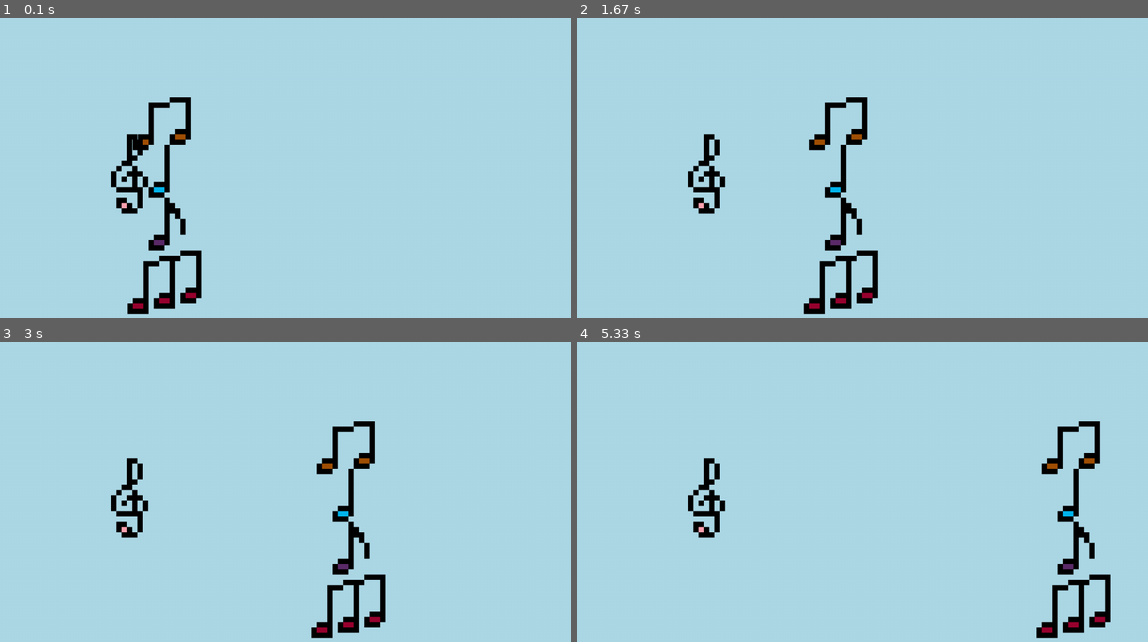
Above: before the commit, frames 1-4 (two rows, left to right).
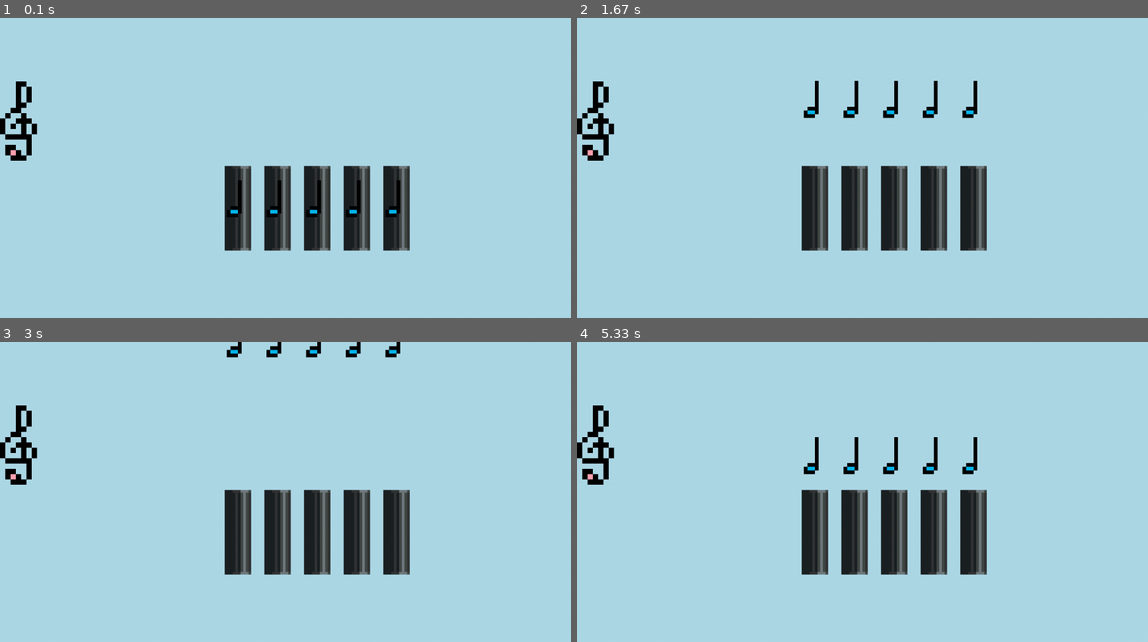
Above: after the commit, the same moments.

Repository: ImACaasje/Pygame-Game-Jam
Game: pygame game, started from scripts/main.py
Same seed, same stepped clock (60 frames per second), same inputs: the game is played once before the commit and once after it.
Inputs:
- Up to frame 1 (0.1 s): no input
- Up to frame 2 (1.67 s): no input
- Up to frame 3 (3 s): no input
- Up to frame 4 (5.33 s): no input

The runs differ from the first frame. In frame 1, 11% of the frame differs, in the area x 0-72%, y 21-99%; in frame 2, 11%; in frame 3, 11%; in frame 4, 11%, in the area x 0-94%, y 21-99%.

Commit message:
enge shit

Diff:
--- a/scripts/globals.py
+++ b/scripts/globals.py
@@ -9,4 +9,6 @@
            'note1vleugel': '..\\data\\sprites\\notes\\note1vleugel.png',
            'note2': '..\\data\\sprites\\notes\\note2.png',
            'note3': '..\\data\\sprites\\notes\\note3.png',
-           'g-sleutel': '..\\data\\sprites\\notes\\g-sleutel.png'}
+           'g-sleutel': '..\\data\\sprites\\notes\\g-sleutel.png',
+           'tubeVert': '..\\data\\sprites\\tubes\\tubeVert.png',
+           'tubeHor': '..\\data\\sprites\\tubes\\tubeHor.png'}
--- a/scripts/scene.py
+++ b/scripts/scene.py
@@ -12,11 +12,17 @@
         self.textures = self.setup()
 
         # test
-        self.note = MovingSprite(pygame.transform.scale_by(self.textures['note1'], 10), (200, 200), self.all_sprites)
-        self.note2 = MovingSprite(pygame.transform.scale_by(self.textures['note1vleugel'], 10), (200, 300), self.all_sprites)
-        self.note3 = MovingSprite(pygame.transform.scale_by(self.textures['note2'], 10), (200, 100), self.all_sprites)
-        self.note4 = MovingSprite(pygame.transform.scale_by(self.textures['note3'], 10), (200, 400), self.all_sprites)
-        self.gsleutel = Sprite(pygame.transform.scale_by(self.textures['g-sleutel'], 10), (150, 200), self.all_sprites)
+        self.gsleutel = Sprite(pygame.transform.scale_by(self.textures['g-sleutel'], 10), (40, 200), self.all_sprites)
+        self.tube1 = Sprite(pygame.transform.scale_by(self.textures['tubeVert'], 5), (450, 360), self.all_sprites)
+        self.tube2 = Sprite(pygame.transform.scale_by(self.textures['tubeVert'], 5), (525, 360), self.all_sprites)
+        self.tube3 = Sprite(pygame.transform.scale_by(self.textures['tubeVert'], 5), (600, 360), self.all_sprites)
+        self.tube4 = Sprite(pygame.transform.scale_by(self.textures['tubeVert'], 5), (675, 360), self.all_sprites)
+        self.tube5 = Sprite(pygame.transform.scale_by(self.textures['tubeVert'], 5), (750, 360), self.all_sprites)
+        self.note1 = MovingSprite(pygame.transform.scale_by(self.textures['note1'], 7), (self.tube1.rect.centerx, self.tube1.rect.centery), self.all_sprites)
+        self.note2 = MovingSprite(pygame.transform.scale_by(self.textures['note1'], 7),(self.tube2.rect.centerx, self.tube2.rect.centery), self.all_sprites)
+        self.note3 = MovingSprite(pygame.transform.scale_by(self.textures['note1'], 7),(self.tube3.rect.centerx, self.tube3.rect.centery), self.all_sprites)
+        self.note4 = MovingSprite(pygame.transform.scale_by(self.textures['note1'], 7),(self.tube4.rect.centerx, self.tube1.rect.centery), self.all_sprites)
+        self.note5 = MovingSprite(pygame.transform.scale_by(self.textures['note1'], 7),(self.tube5.rect.centerx, self.tube1.rect.centery), self.all_sprites)
 
     @staticmethod
     def setup() -> dict:
--- a/scripts/sprites.py
+++ b/scripts/sprites.py
@@ -5,18 +5,17 @@
     def __init__(self, img: pygame.Surface, pos: tuple, groups):
         super().__init__(groups)
         self.image = img
-        self.rect = self.image.get_rect(topleft=pos)
+        self.rect = self.image.get_rect(center=pos)
 
 
 class MovingSprite(Sprite):  # dis bullshit eigenlijk maar ik wou ff uittesten
     def __init__(self, img: pygame.Surface, pos: tuple, groups):
         super().__init__(img, pos, groups)
         self.dir = Vector()
-        self.dir.x = 1
+        self.dir.y = 1
+        self.pos = pos
 
     def update(self, dt):
-        self.rect.x += self.dir.x
-        if self.rect.x >= SCREENWIDTH:
-            self.dir.x = -1
-        if self.rect.x <= 0:
-            self.dir.x = 1
+        self.rect.y -= 1
+        if self.rect.y < -140:
+            self.rect.y = self.pos[1]
Binary file added: data/sprites/tubes/tubeHor.png
Binary file added: data/sprites/tubes/tubeVert.png
